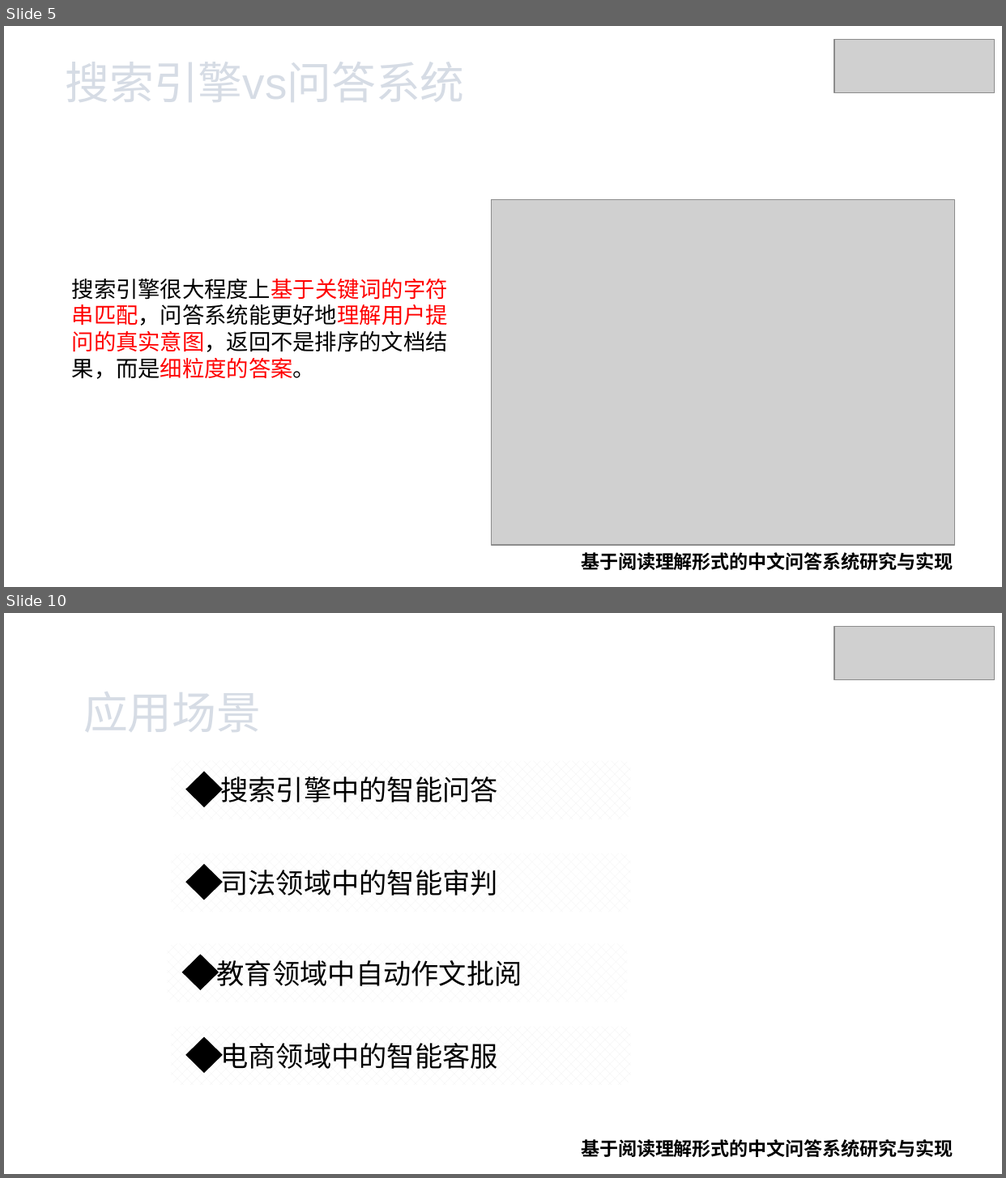
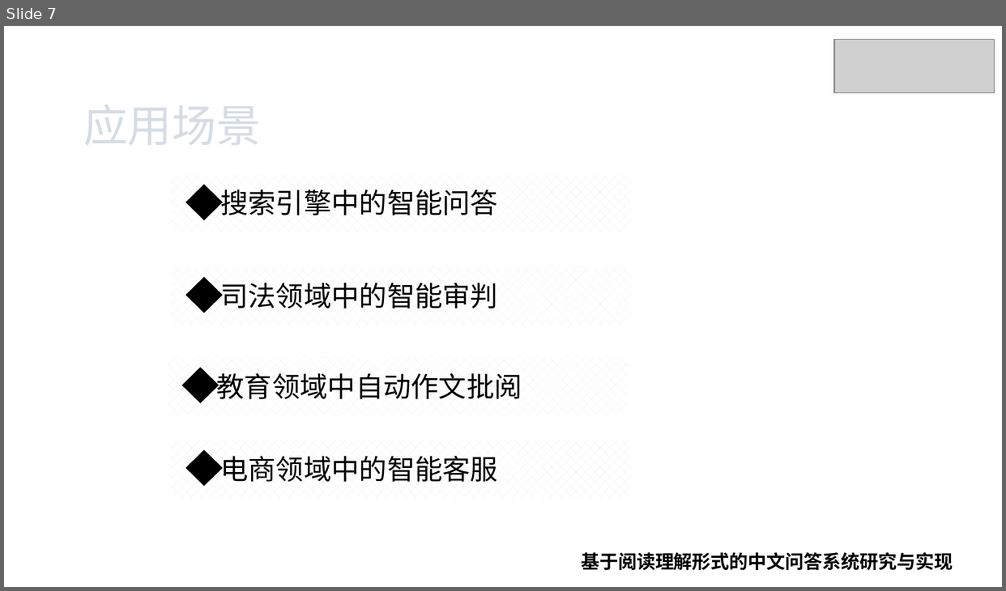
Before and after one commit to xhsun1997/ChineseMRC, a slide deck: 孙相会.pptx. Shown one above the other, each under a label of ours: slides 5 and 10 before the commit, slide 7 after it; the slides between them are not shown. The pictures are 1006x1178 and 1006x591 pixels, drawn with LibreOffice and Linux fonts; fonts in the diff are those of the drawing; grey boxes stand for pictures; background and template pictures are left out. Boxes give left, top, right and bottom in pixels: in the first picture for what was removed or moved away, otherwise in the second. Text is boxed around its words. In the diff, an @@ line names an element or a change of style, - is before the commit and + after.

```diff
--- a/孙相会.pptx
+++ b/孙相会.pptx
@@ slide 5 removed at [4,26,1002,587], background picture (left out) @@
@@ picture removed at [834,39,994,93] @@
@@ text removed at [66,62,465,102] @@
-搜索引擎vs问答系统
@@ picture removed at [491,199,954,545] @@
@@ text removed at [72,279,448,379] @@
-搜索引擎很大程度上基于关键词的字符串匹配，问答系统能更好地理解用户提问的真实意图，返回不是排序的文档结果，而是细粒度的答案。
@@ text removed at [581,552,953,570] @@
-基于阅读理解形式的中文问答系统研究与实现
@@ what was slide 10 is now slide 7 @@
```
Also in this commit, not shown: 7 slides changed, 3 slides added, 5 other slides removed, 7 other files.
